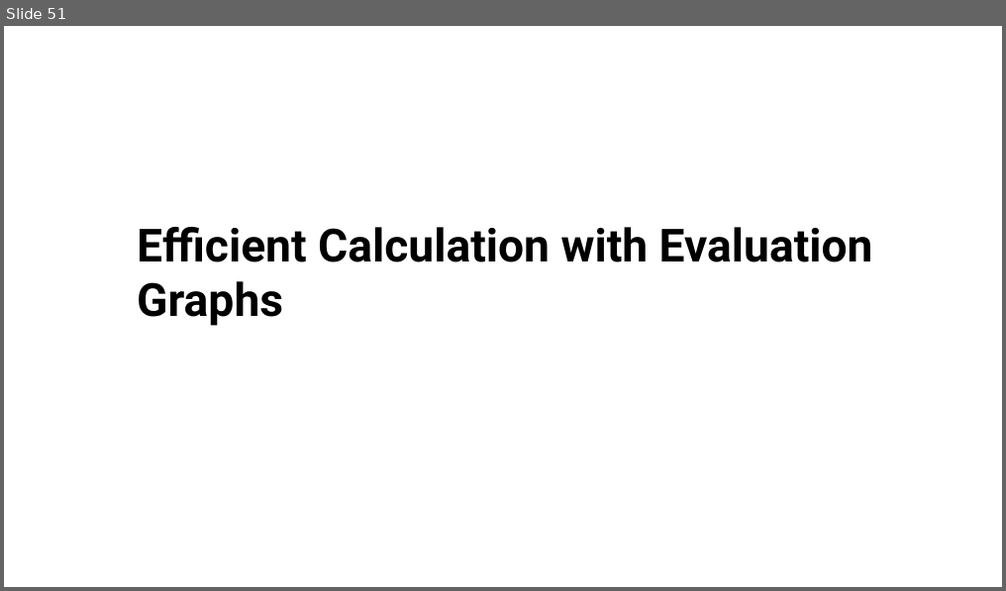
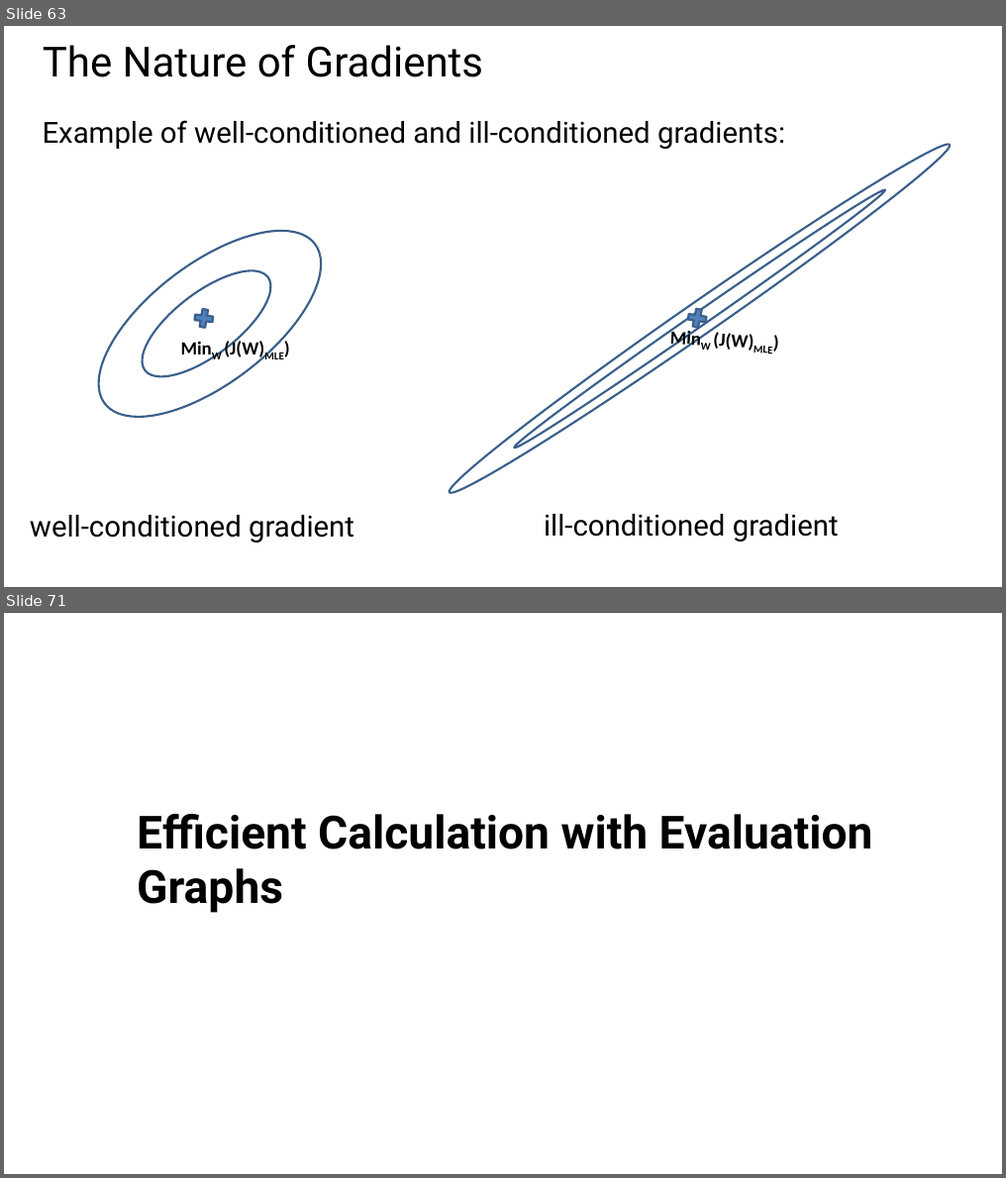
Before and after one commit to StephenElston/CSCI-E25, a slide deck: Slides/5_BuildingBlocksOfDeepLearning.pptx. Shown one above the other, each under a label of ours: slide 51 before the commit, slides 63 and 71 after it; the slides between them are not shown. The pictures are 1006x591 and 1006x1178 pixels, drawn with LibreOffice and Linux fonts; fonts in the diff are those of the drawing. Boxes give left, top, right and bottom in pixels: in the first picture for what was removed or moved away, otherwise in the second. Text is boxed around its words. In the diff, an @@ line names an element or a change of style, - is before the commit and + after.

```diff
--- a/Slides/5_BuildingBlocksOfDeepLearning.pptx
+++ b/Slides/5_BuildingBlocksOfDeepLearning.pptx
@@ slide 63 added at <box>4,26,1002,587</box>, background #FFFFFF @@
@@ title added at <box>43,45,483,77</box>, 40 pt, text #000000 @@
+The Nature of Gradients
@@ text added at <box>43,120,785,149</box>, 28 pt, text #000000 @@
+Example of well-conditioned and ill-conditioned gradients:
@@ ellipse added at <box>440,131,959,505</box>, outline #3A5F8C 2 pt @@
@@ ellipse added at <box>68,196,351,452</box>, outline #3A5F8C 2 pt @@
@@ ellipse added at <box>511,184,890,454</box>, outline #3A5F8C 2 pt @@
@@ ellipse added at <box>126,253,286,395</box>, outline #3A5F8C 2 pt @@
@@ cross added at <box>186,301,221,336</box>, fill #4F81BD, outline #3A5F8C 2 pt @@
@@ cross added at <box>680,302,715,336</box>, fill #4F81BD, outline #3A5F8C 2 pt @@
@@ text added at <box>224,340,283,361</box>, 18 pt, text #000000, bold @@
+MinW (J(W)MLE)
@@ text added at <box>713,332,753,351</box>, 18 pt, text #000000, bold @@
+MinW (J(W)MLE)
@@ text added at <box>30,515,354,543</box>, 28 pt, text #000000 @@
+well-conditioned gradient
@@ text added at <box>544,514,839,542</box>, 28 pt, text #000000 @@
+ill-conditioned gradient
@@ what was slide 51 is now slide 71 @@
```
Also in this commit, not shown: 19 other slides added, 2 other files.
